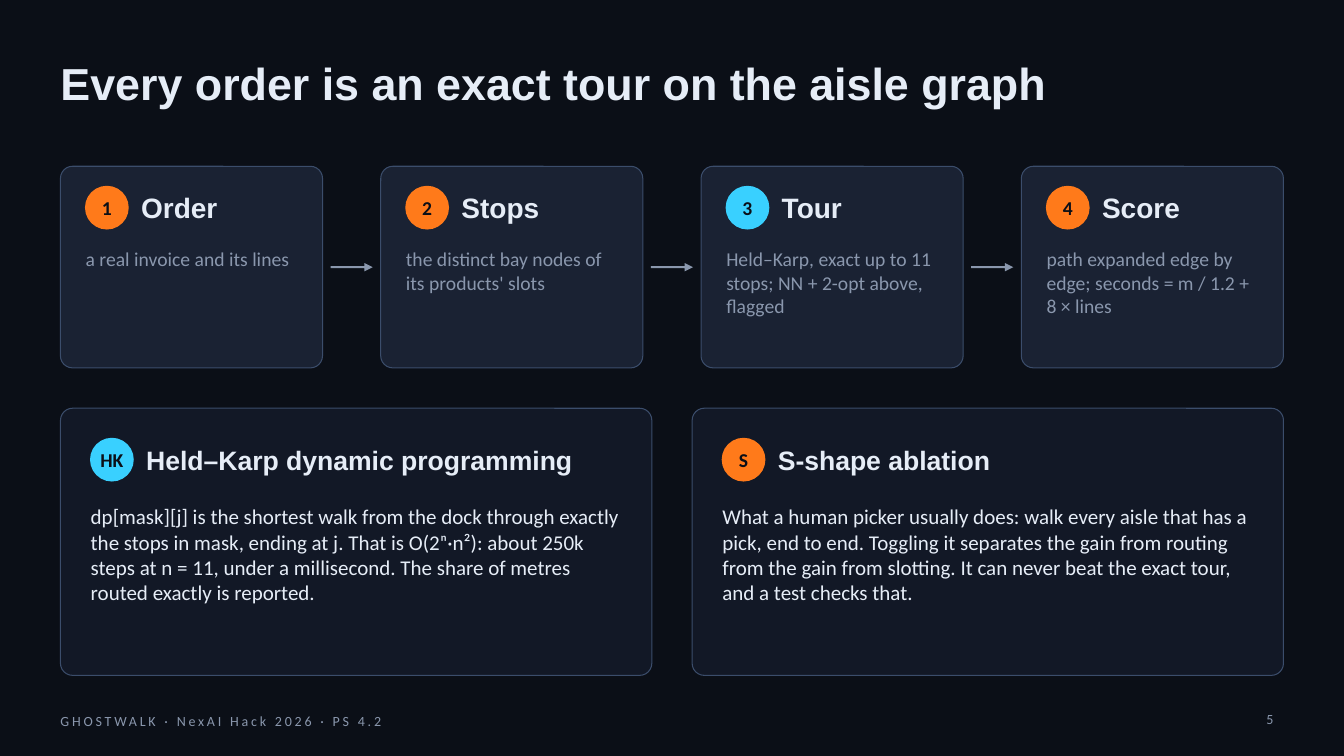
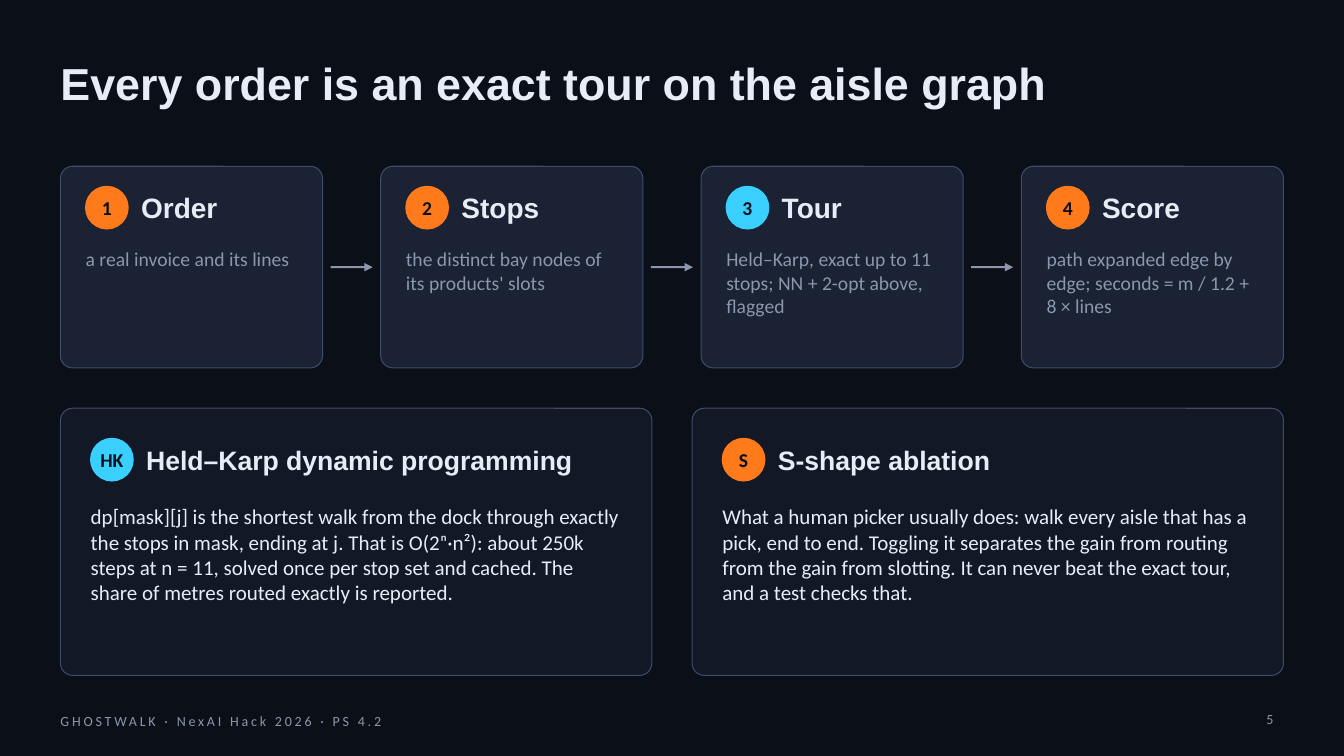
Before and after one commit to Anandb71/ghostwalk, a slide deck: slide 5 of docs/pitch/Ghostwalk_pitch.pptx. Drawn at 1344x756 pixels with LibreOffice and Linux fonts; fonts in the diff are those of the drawing; background and template pictures are left out. Boxes give left, top, right and bottom in pixels: in the first picture for what was removed or moved away, otherwise in the second. Text is boxed around its words. In the diff, an @@ line names an element or a change of style, - is before the commit and + after.

```diff
--- a/docs/pitch/Ghostwalk_pitch.pptx
+++ b/docs/pitch/Ghostwalk_pitch.pptx
@@ text at [91,509,618,604]: text changed @@
-dp[mask][j] is the shortest walk from the dock through exactly the stops in mask, ending at j. That is O(2ⁿ·n²): about 250k steps at n = 11, under a millisecond. The share of metres routed exactly is reported.
+dp[mask][j] is the shortest walk from the dock through exactly the stops in mask, ending at j. That is O(2ⁿ·n²): about 250k steps at n = 11, solved once per stop set and cached. The share of metres routed exactly is reported.
```
Also in this commit, not shown: 3 other slides changed, 1 slide added, 1 slide removed, 4 other files.
